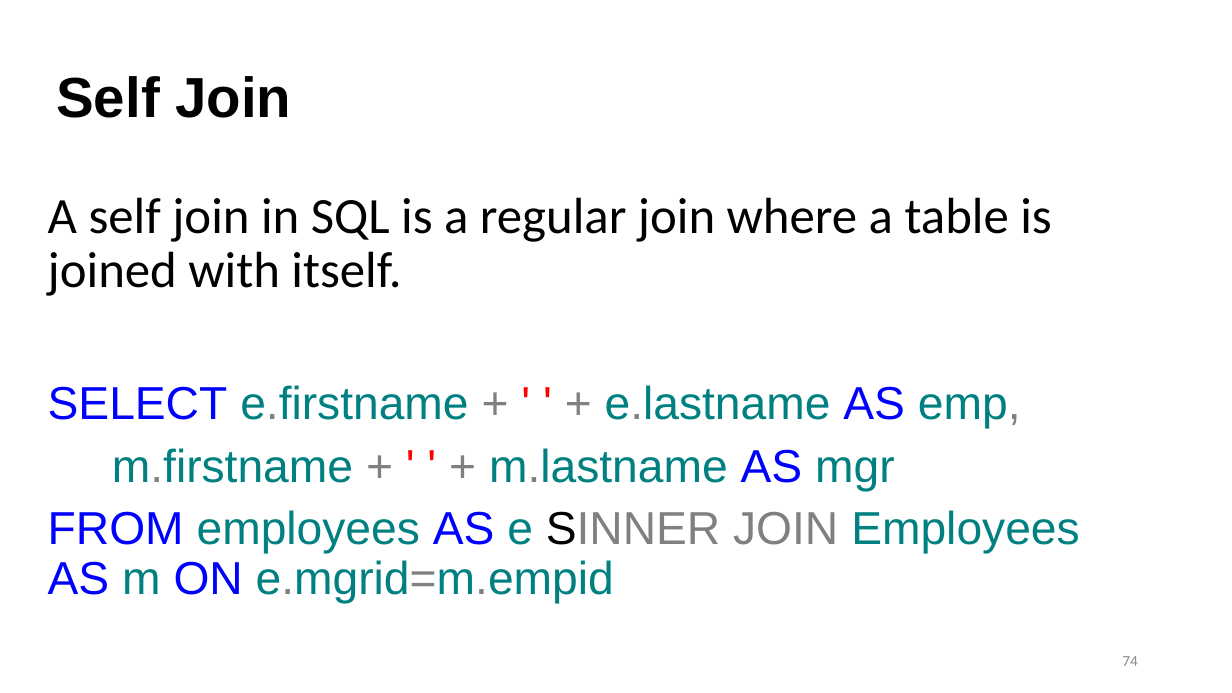
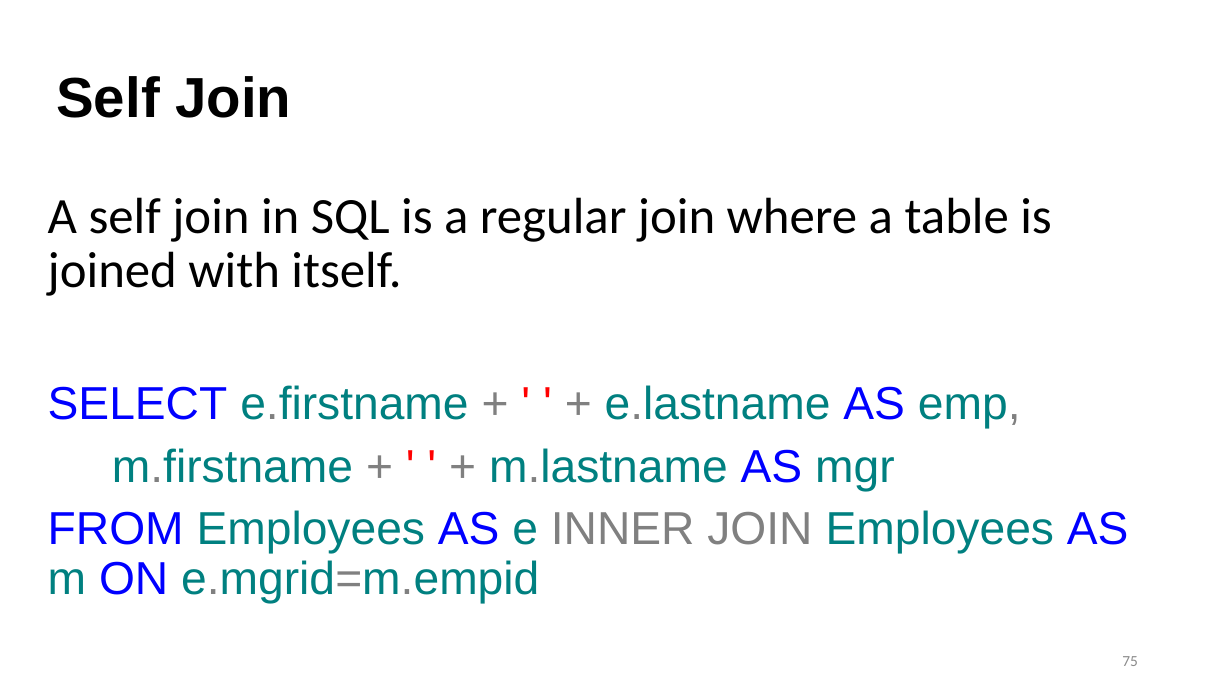
Before and after one commit to hgao62/sql_tutorial, a slide deck: slide 75 of SQL_PPT_2025.pptx (slide 74 before the commit). Drawn at 1232x693 pixels with LibreOffice and Linux fonts; fonts in the diff are those of the drawing. Boxes give left, top, right and bottom in pixels: in the first picture for what was removed or moved away, otherwise in the second. Text is boxed around its words. In the diff, an @@ line names an element or a change of style, - is before the commit and + after.

```diff
--- a/SQL_PPT_2025.pptx
+++ b/SQL_PPT_2025.pptx
@@ text at (48, 510, 1129, 604): text changed @@
-FROM employees AS e SINNER JOIN Employees AS m ON e.mgrid=m.empid
+FROM Employees AS e INNER JOIN Employees AS m ON e.mgrid=m.empid
@@ page number at (1122, 656, 1138, 666): text changed @@
-74
+75
```
Also in this commit, not shown: 11 other slides changed, 3 slides added, 9 other files.
